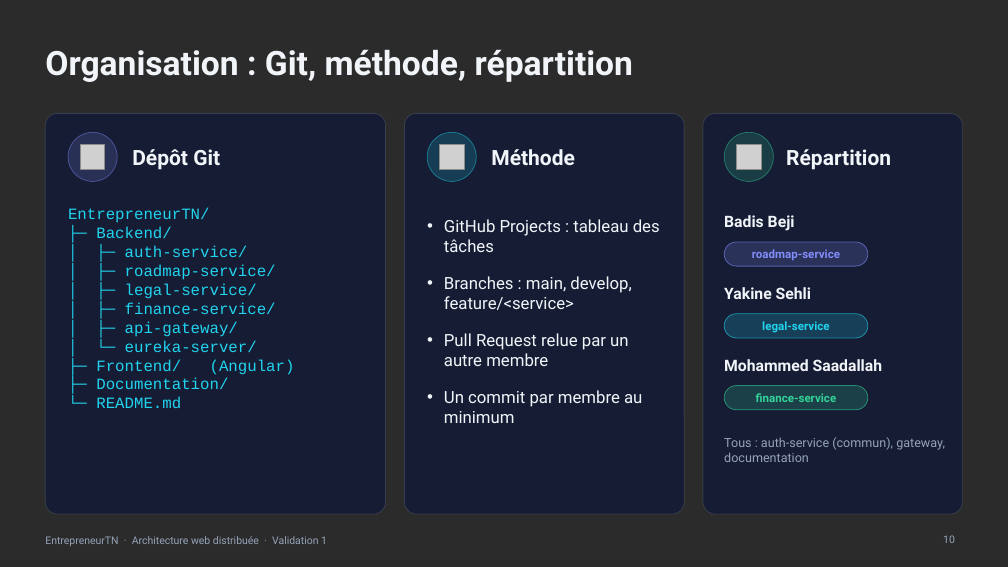
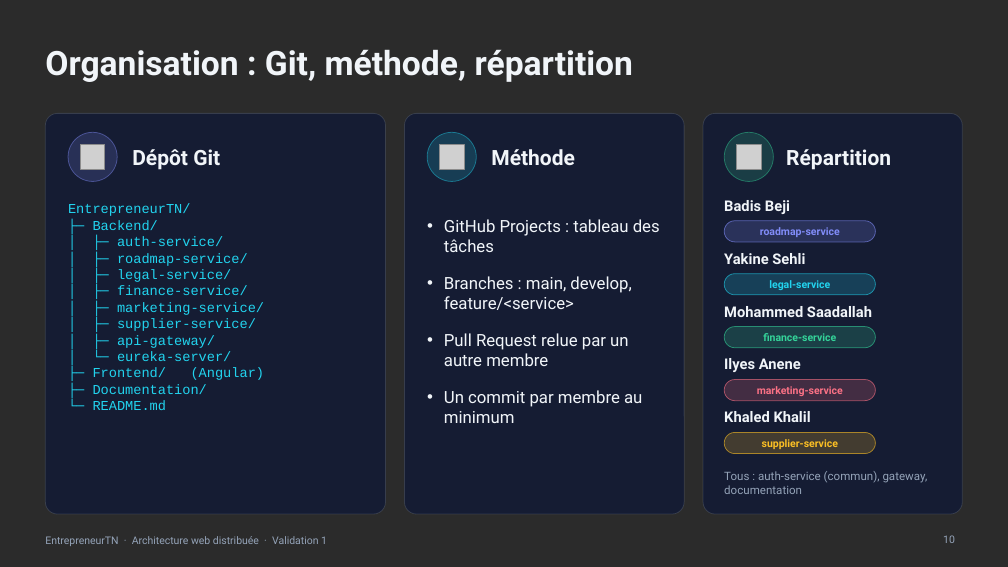
Before and after one commit to BadisBeji/EntrepreneurTN-4SSA10, a slide deck: slide 10 of Documentation/Presentation/Presentation_EntrepreneurTN.pptx. Drawn at 1008x567 pixels with LibreOffice and Linux fonts; fonts in the diff are those of the drawing; grey boxes stand for pictures; background and template pictures are left out; a plain dark background stands for a picture behind light text. Boxes give left, top, right and bottom in pixels: in the first picture for what was removed or moved away, otherwise in the second. Text is boxed around its words. In the diff, an @@ line names an element or a change of style, - is before the commit and + after.

```diff
--- a/Documentation/Presentation/Presentation_EntrepreneurTN.pptx
+++ b/Documentation/Presentation/Presentation_EntrepreneurTN.pptx
@@ text at bbox=[68, 204, 265, 410]: size 15 to 13 pt in "EntrepreneurTN/", "├─ Backend/", "│ ├─ auth-service/", "│ ├─ roadmap-service/" and 7 more places @@
@@ text "Badis Beji": place and size @@
-text "Badis Beji" at bbox=[724, 215, 795, 231]
+text "Badis Beji" at bbox=[724, 200, 790, 214]
@@ rounded rectangle "roadmap-service": place and size @@
-rounded rectangle "roadmap-service" at bbox=[724, 242, 868, 266]
+rounded rectangle "roadmap-service" at bbox=[724, 221, 876, 242]
@@ text "Yakine Sehli": place and size @@
-text "Yakine Sehli" at bbox=[724, 287, 811, 299]
+text "Yakine Sehli" at bbox=[724, 253, 805, 264]
@@ rounded rectangle "legal-service": place and size @@
-rounded rectangle "legal-service" at bbox=[724, 314, 868, 338]
+rounded rectangle "legal-service" at bbox=[724, 274, 876, 295]
@@ text at bbox=[117, 302, 264, 331]: paragraphs added @@
+│ ├─ marketing-service/
+│ ├─ supplier-service/
@@ size 15 to 14 pt in 3 elements at bbox=[724, 200, 790, 214], bbox=[724, 253, 805, 264], bbox=[724, 306, 872, 317] @@
@@ size 11 to 10 pt in 3 elements at bbox=[724, 221, 876, 242], bbox=[724, 274, 876, 295], bbox=[724, 327, 876, 348] @@
@@ text "Mohammed Saadallah": place and size @@
-text "Mohammed Saadallah" at bbox=[724, 359, 882, 371]
+text "Mohammed Saadallah" at bbox=[724, 306, 872, 317]
@@ rounded rectangle "finance-service": place and size @@
-rounded rectangle "finance-service" at bbox=[724, 386, 868, 410]
+rounded rectangle "finance-service" at bbox=[724, 327, 876, 348]
@@ text added at bbox=[724, 358, 801, 372], 14 pt, text #F1F5F9, bold @@
+Ilyes Anene
@@ rounded rectangle added at bbox=[724, 380, 876, 401], fill #FB7185 at 20% opacity, outline #FB7185 0.75 pt, 10 pt, text #FB7185, bold @@
+marketing-service
@@ text added at bbox=[724, 411, 811, 422], 14 pt, text #F1F5F9, bold @@
+Khaled Khalil
@@ rounded rectangle added at bbox=[724, 433, 876, 454], fill #FBBF24 at 20% opacity, outline #FBBF24 0.75 pt, 10 pt, text #FBBF24, bold @@
+supplier-service
@@ text "Tous : auth-service (commun), gateway, ...": place and size @@
-text "Tous : auth-service (commun), gateway, ..." at bbox=[724, 437, 945, 462]
+text "Tous : auth-service (commun), gateway, ..." at bbox=[724, 471, 928, 494]
@@ text "Tous : auth-service (commun), gateway, ..." at bbox=[724, 471, 928, 494]: size 12 to 11 pt @@
```
Also in this commit, not shown: 9 other slides changed, 2 slides added, 17 other files.
